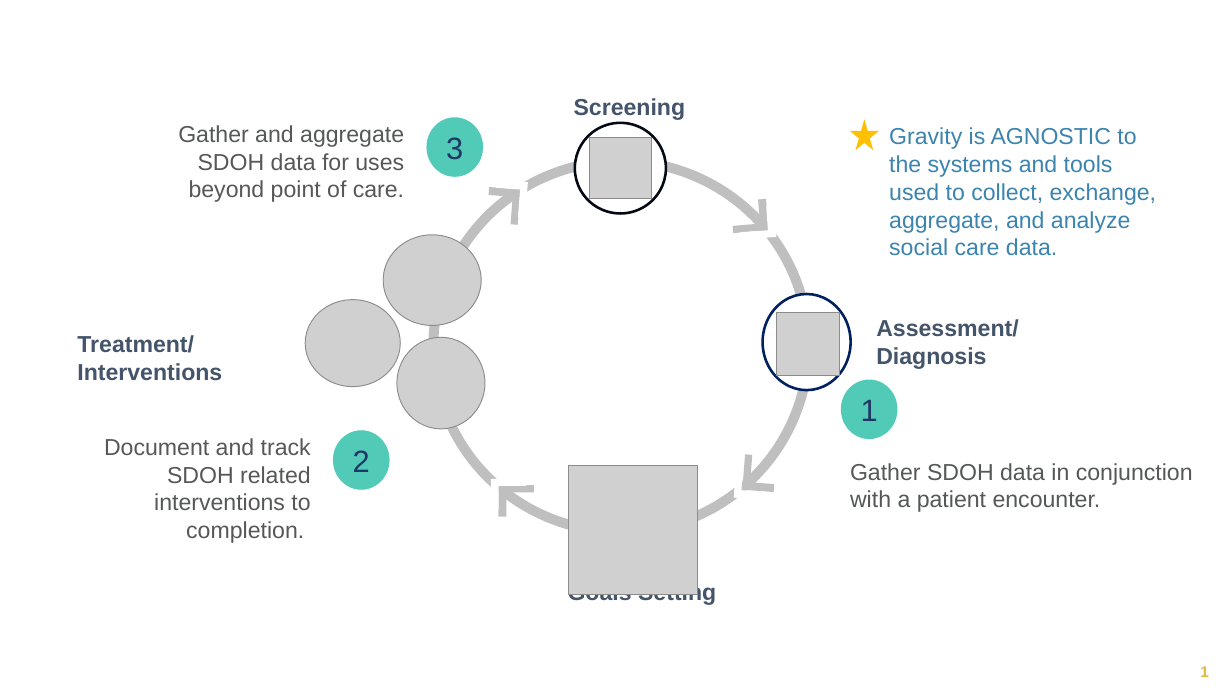
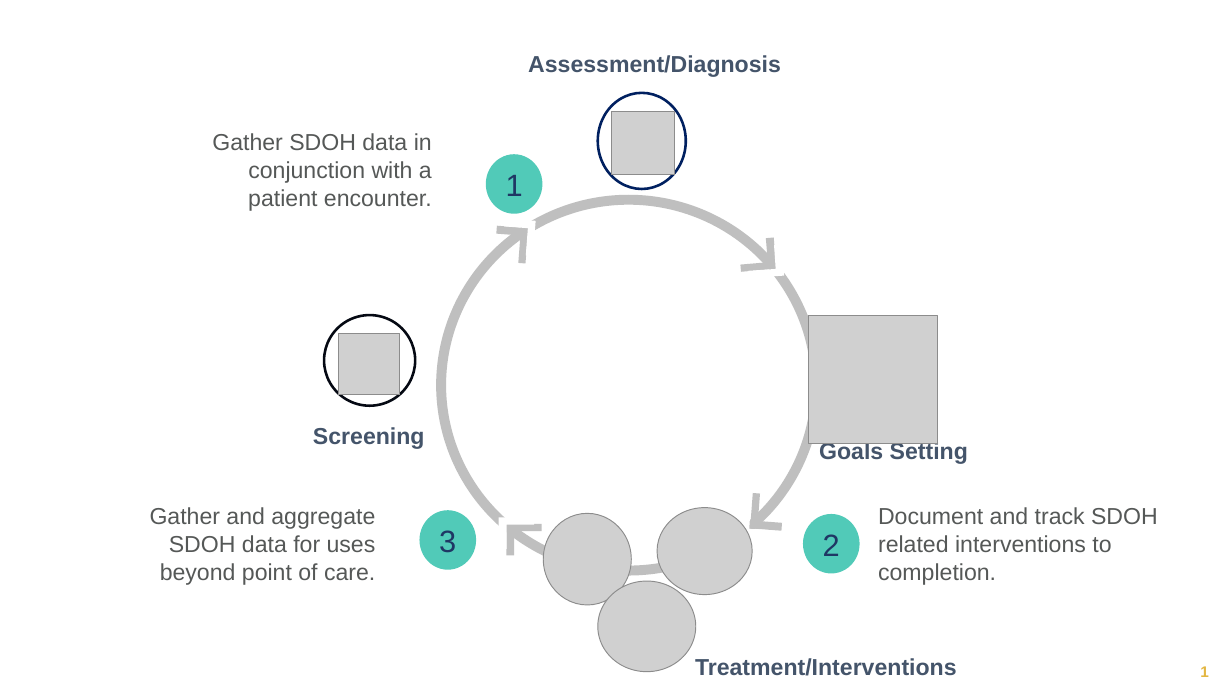
Before and after one commit to HL7/fhir-sdoh-clinicalcare, a slide deck: slide 1 of Images Source/GravitySlides.pptx. Drawn at 1232x693 pixels with LibreOffice and Linux fonts; fonts in the diff are those of the drawing; grey boxes stand for pictures. Boxes give left, top, right and bottom in pixels: in the first picture for what was removed or moved away, otherwise in the second. Text is boxed around its words. In the diff, an @@ line names an element or a change of style, - is before the commit and + after.

Commit message:
updated figures and gravity section

```diff
--- a/Images Source/GravitySlides.pptx
+++ b/Images Source/GravitySlides.pptx
@@ text at bbox=[528, 55, 781, 77]: spaces changed @@
-Assessment/ Diagnosis
+Assessment/Diagnosis
@@ ellipse: place and size @@
-ellipse at bbox=[762, 294, 850, 390]
+ellipse at bbox=[598, 92, 686, 189]
@@ picture: place and size @@
-picture at bbox=[776, 312, 839, 375]
+picture at bbox=[612, 111, 675, 174]
@@ star removed at bbox=[850, 119, 879, 151] @@
@@ text "Gather SDOH data in conjunction ...": place and size @@
-text "Gather SDOH data in conjunction ..." at bbox=[850, 463, 1193, 512]
+text "Gather SDOH data in conjunction ..." at bbox=[212, 133, 432, 211]
@@ text "Gather SDOH data in conjunction ..." at bbox=[212, 133, 432, 211]: alignment left to right @@
@@ text removed at bbox=[889, 127, 1157, 256] @@
-Gravity is AGNOSTIC to the systems and tools used to collect, exchange, aggregate, and analyze social care data.
@@ ellipse "1": place and size @@
-ellipse "1" at bbox=[841, 380, 897, 439]
+ellipse "1" at bbox=[486, 154, 543, 213]
@@ 4 corners: place and size @@
-4 corners at bbox=[487, 180, 777, 517]
+4 corners at bbox=[494, 219, 784, 555]
@@ ellipse: place and size @@
-ellipse at bbox=[575, 123, 666, 213]
+ellipse at bbox=[324, 315, 416, 406]
@@ picture: place and size @@
-picture at bbox=[569, 466, 698, 594]
+picture at bbox=[810, 315, 938, 444]
@@ picture: place and size @@
-picture at bbox=[590, 137, 652, 199]
+picture at bbox=[338, 334, 400, 396]
@@ text "Screening": place and size @@
-text "Screening" at bbox=[574, 98, 686, 120]
+text "Screening" at bbox=[313, 427, 425, 449]
@@ text "Goals Setting": place and size @@
-text "Goals Setting" at bbox=[568, 582, 716, 606]
+text "Goals Setting" at bbox=[819, 440, 968, 464]
@@ text "Gather and aggregate SDOH data ...": place and size @@
-text "Gather and aggregate SDOH data ..." at bbox=[178, 125, 404, 202]
+text "Gather and aggregate SDOH data ..." at bbox=[150, 507, 376, 585]
@@ picture: place and size @@
-picture at bbox=[305, 299, 400, 386]
+picture at bbox=[657, 507, 752, 594]
@@ 4 corners, 1 ellipse: place and size @@
-4 corners, 1 ellipse at bbox=[433, 161, 809, 531]
+4 corners, 1 ellipse at bbox=[441, 200, 816, 570]
@@ text "Document and track SDOH related ...": place and size @@
-text "Document and track SDOH related ..." at bbox=[104, 438, 311, 543]
+text "Document and track SDOH related ..." at bbox=[878, 507, 1158, 585]
@@ text "Document and track SDOH related ..." at bbox=[878, 507, 1158, 585]: alignment right to left @@
@@ ellipse "3": place and size @@
-ellipse "3" at bbox=[427, 117, 483, 177]
+ellipse "3" at bbox=[420, 510, 476, 569]
@@ picture: place and size @@
-picture at bbox=[397, 337, 485, 429]
+picture at bbox=[543, 514, 631, 605]
@@ ellipse "2": place and size @@
-ellipse "2" at bbox=[333, 431, 389, 490]
+ellipse "2" at bbox=[803, 514, 860, 573]
@@ picture: place and size @@
-picture at bbox=[384, 235, 482, 325]
+picture at bbox=[598, 581, 696, 672]
@@ text at bbox=[695, 658, 957, 676]: spaces changed @@
-Treatment/ Interventions
+Treatment/Interventions
```
Also in this commit, not shown: 1 other slide changed, 5 other files.
